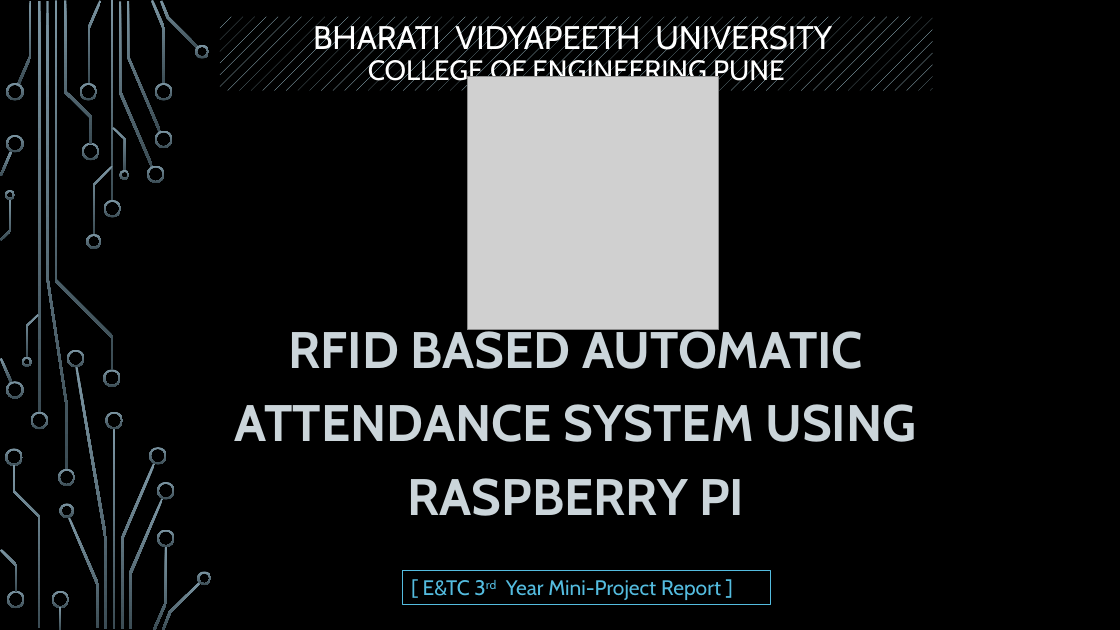
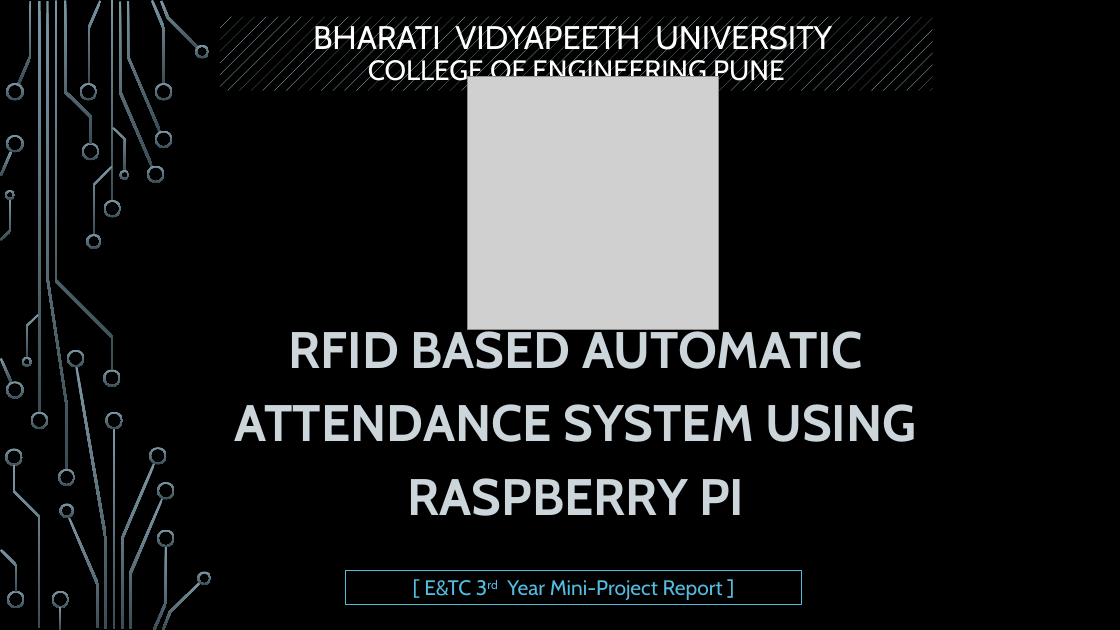
Before and after one commit to HumbleBee14/Raspberry-Pi-Python-RFID-Smart-Attendance-Management, a slide deck: slide 1 of MiniProjectPresentation.pptx. Drawn at 1120x630 pixels with LibreOffice and Linux fonts; fonts in the diff are those of the drawing; grey boxes stand for pictures; background and template pictures are left out. Boxes give left, top, right and bottom in pixels: in the first picture for what was removed or moved away, otherwise in the second. Text is boxed around its words. In the diff, an @@ line names an element or a change of style, - is before the commit and + after.

```diff
--- a/MiniProjectPresentation.pptx
+++ b/MiniProjectPresentation.pptx
@@ rectangle "[ E&TC 3rd Year Mini-Project ...": place and size @@
-rectangle "[ E&TC 3rd Year Mini-Project ..." at (403, 571, 771, 604)
+rectangle "[ E&TC 3rd Year Mini-Project ..." at (345, 571, 802, 604)
@@ rectangle "[ E&TC 3rd Year Mini-Project ..." at (345, 571, 802, 604): alignment left to centre @@
```
Also in this commit, not shown: 5 other slides changed.
